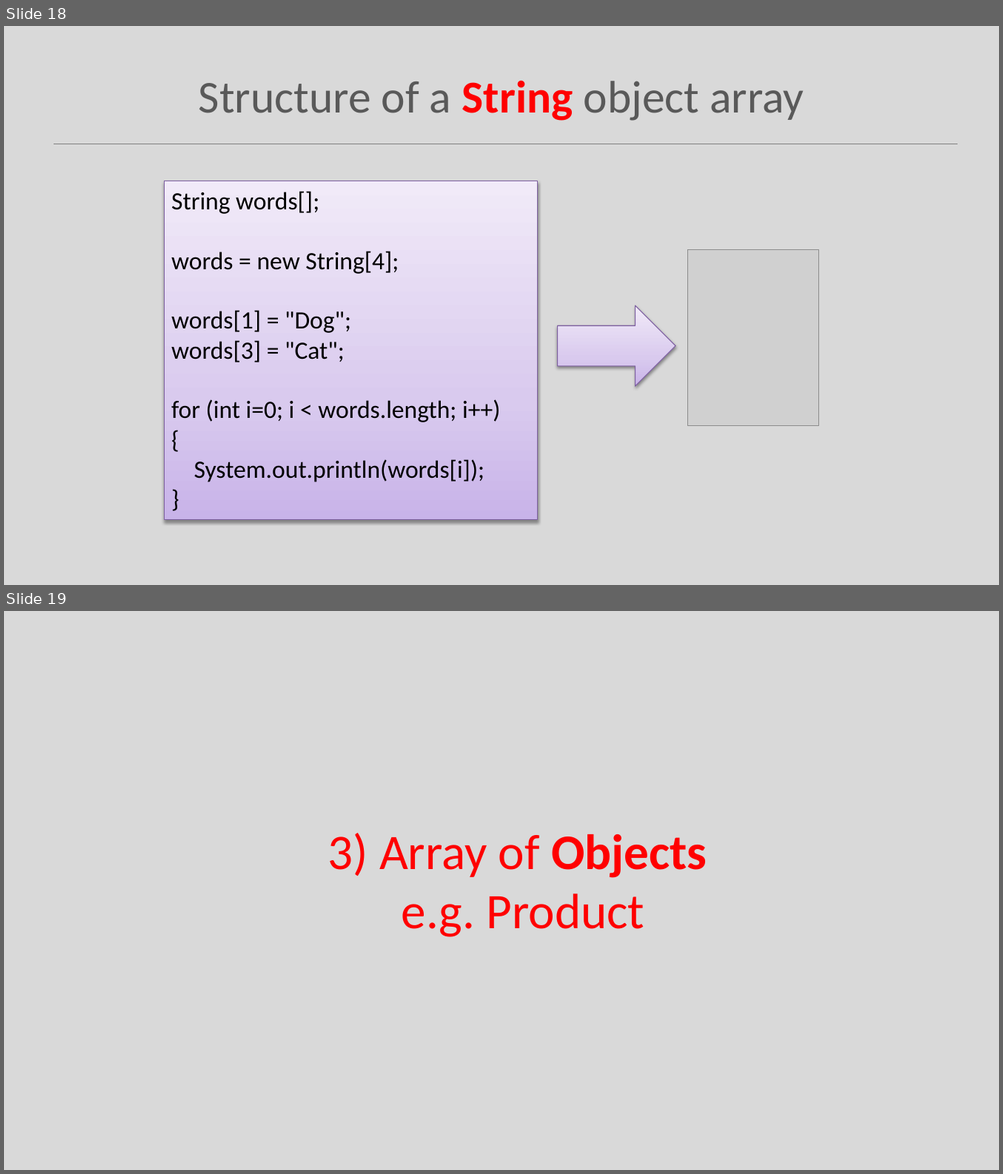
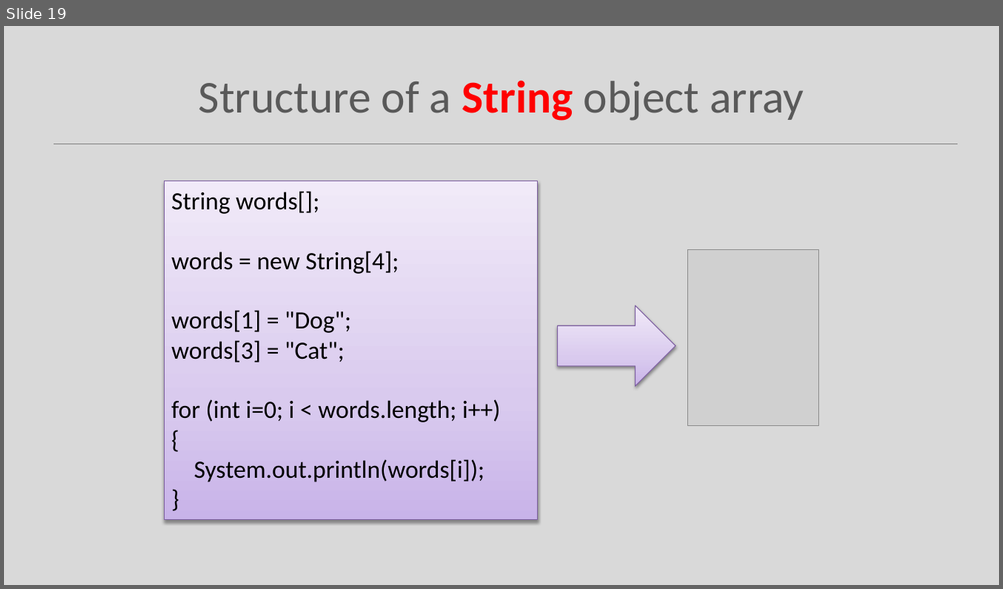
Before and after one commit to Programming-Fundamentals-SETU/prog-fund-1-sept-25, a slide deck: topic06-arrays/unit-1/talk-2-array-classes/b-array-classes.pptx. Shown one above the other, each under a label of ours: slides 18 and 19 before the commit, slide 19 after it. The pictures are 1003x1174 and 1003x589 pixels, drawn with LibreOffice and Linux fonts; fonts in the diff are those of the drawing; grey boxes stand for pictures. Boxes give left, top, right and bottom in pixels: in the first picture for what was removed or moved away, otherwise in the second. Text is boxed around its words. In the diff, an @@ line names an element or a change of style, - is before the commit and + after.

Commit message:
update arrays-classes to use Person instead of Product

```diff
--- a/topic06-arrays/unit-1/talk-2-array-classes/b-array-classes.pptx
+++ b/topic06-arrays/unit-1/talk-2-array-classes/b-array-classes.pptx
@@ slide 19 removed at (x1=4, y1=611, x2=999, y2=1170), background #D9D9D9 @@
@@ text removed at (x1=328, y1=833, x2=706, y2=937) @@
-3) Array of Objects
-e.g. Product
@@ what was slide 18 is now slide 19 @@
```
Also in this commit, not shown: 10 slides changed, 4 slides added, 2 other slides removed, 37 other files.
